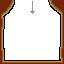
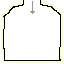
Layers edited between the first and the second 64px x 64px image:
painted on "Capa 2" over [10, 0, 54, 8]
hid "Capa 3" over [0, 0, 64, 64]
